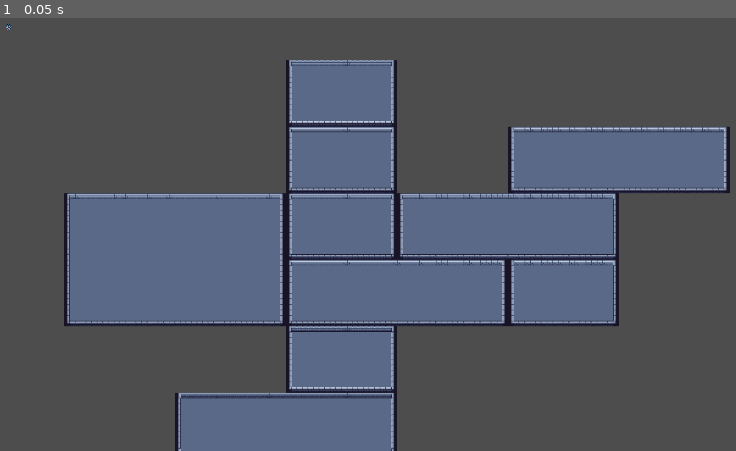
Above: before the commit, frame 1.
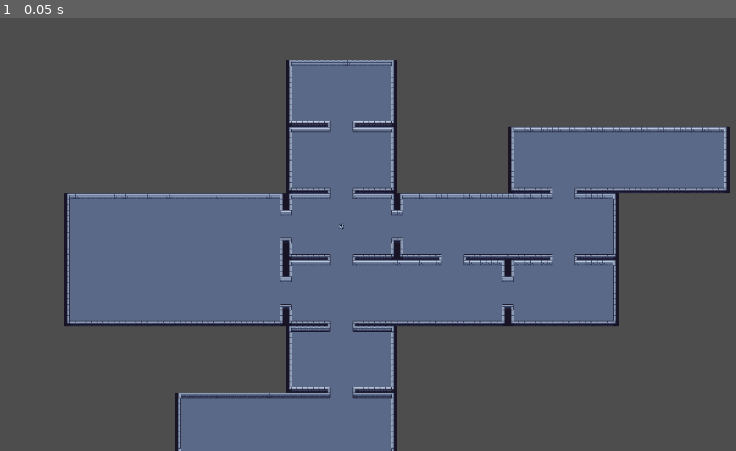
Above: after the commit, the same moment.

Repository: Sergicool/Godot-Dungeon-Project
Game: Godot game, scene res://Scenes/Dungeon/Dungeon.tscn
Two runs of this game, one before a commit and one after it. Both use one fixed random seed, a clock stepped at 60 frames per second and the inputs below.
Inputs:
- Up to frame 1 (0.05 s): no input

The runs differ from the first frame. In frame 1, 0.9% of the frame differs, in the area x 0-79%, y 1-88%.

Commit message:
Creacion de los metodos de RoomManager y RoomFactory para crear conexiones entre salas

Diff:
--- a/Scenes/Dungeon/Doors/Door_1.tscn
+++ /dev/null
@@ -1,8 +0,0 @@
-[gd_scene load_steps=2 format=3 uid="uid://khpgkd05fc5f"]
-
-[ext_resource type="TileSet" uid="uid://der6tpnaox0qq" path="res://Assets/Art/Tilesets/Dungeon/DungeonTileSet.tres" id="1_qirdj"]
-
-[node name="Door1" type="TileMap"]
-tile_set = ExtResource("1_qirdj")
-format = 2
-layer_0/tile_data = PackedInt32Array(-1, 0, 1, -65536, 0, 1)
--- /dev/null
+++ b/Scenes/Dungeon/Doors/HorizontalDoor.tscn
@@ -0,0 +1,8 @@
+[gd_scene load_steps=2 format=3 uid="uid://khpgkd05fc5f"]
+
+[ext_resource type="TileSet" uid="uid://der6tpnaox0qq" path="res://Assets/Art/Tilesets/Dungeon/DungeonTileSet.tres" id="1_ehegh"]
+
+[node name="TileMap" type="TileMap"]
+tile_set = ExtResource("1_ehegh")
+format = 2
+layer_0/tile_data = PackedInt32Array(-1, 0, 1, -65536, 0, 1)
--- /dev/null
+++ b/Scenes/Dungeon/Doors/VerticalDoor.tscn
@@ -0,0 +1,8 @@
+[gd_scene load_steps=2 format=3 uid="uid://bjkkvfu7vjiku"]
+
+[ext_resource type="TileSet" uid="uid://der6tpnaox0qq" path="res://Assets/Art/Tilesets/Dungeon/DungeonTileSet.tres" id="1_4rmhq"]
+
+[node name="TileMap" type="TileMap"]
+tile_set = ExtResource("1_4rmhq")
+format = 2
+layer_0/tile_data = PackedInt32Array(-65536, 524288, 1, 0, 524288, 1)
--- a/Scenes/Dungeon/Rooms/Easy Rooms/EasyRoom_1_1x1.tscn
+++ b/Scenes/Dungeon/Rooms/Easy Rooms/EasyRoom_1_1x1.tscn
@@ -3,7 +3,7 @@
 [ext_resource type="TileSet" uid="uid://der6tpnaox0qq" path="res://Assets/Art/Tilesets/Dungeon/DungeonTileSet.tres" id="1_brf2e"]
 [ext_resource type="PackedScene" uid="uid://cyfxa2tnf73ck" path="res://Scenes/Components/RoomComponent.tscn" id="2_as6ag"]
 
-[node name="EasyRoom_1_1x1" type="TileMap"]
+[node name="TileMap" type="TileMap"]
 tile_set = ExtResource("1_brf2e")
 format = 2
 layer_0/tile_data = PackedInt32Array(-327690, 589824, 10, -327689, 458752, 11, -327688, 458752, 11, -327687, 458752, 11 …(4338 unchanged characters)…
--- a/Scenes/Dungeon/Rooms/Easy Rooms/EasyRoom_1_2x1.tscn
+++ b/Scenes/Dungeon/Rooms/Easy Rooms/EasyRoom_1_2x1.tscn
@@ -3,7 +3,7 @@
 [ext_resource type="TileSet" uid="uid://der6tpnaox0qq" path="res://Assets/Art/Tilesets/Dungeon/DungeonTileSet.tres" id="1_b80jy"]
 [ext_resource type="PackedScene" uid="uid://cyfxa2tnf73ck" path="res://Scenes/Components/RoomComponent.tscn" id="2_22gmy"]
 
-[node name="EasyRoom_1_2x1" type="TileMap"]
+[node name="TileMap" type="TileMap"]
 tile_set = ExtResource("1_b80jy")
 format = 2
 layer_0/tile_data = PackedInt32Array(0, 65536, 5, 65535, 65536, 5, -1, 65536, 5, -65536, 65536, 5, -65535, 65536, 5, -1 …(8738 unchanged characters)…
--- a/Scenes/Dungeon/Rooms/Easy Rooms/EasyRoom_1_2x2.tscn
+++ b/Scenes/Dungeon/Rooms/Easy Rooms/EasyRoom_1_2x2.tscn
@@ -3,7 +3,7 @@
 [ext_resource type="TileSet" uid="uid://der6tpnaox0qq" path="res://Assets/Art/Tilesets/Dungeon/DungeonTileSet.tres" id="1_3hpbe"]
 [ext_resource type="PackedScene" uid="uid://cyfxa2tnf73ck" path="res://Scenes/Components/RoomComponent.tscn" id="2_gfyfl"]
 
-[node name="EasyRoom_1_2x2" type="TileMap"]
+[node name="TileMap" type="TileMap"]
 tile_set = ExtResource("1_3hpbe")
 format = 2
 layer_0/tile_data = PackedInt32Array(0, 65536, 5, 65535, 65536, 5, -1, 65536, 5, -65536, 65536, 5, -65535, 65536, 5, -1 …(18016 unchanged characters)…
--- a/Scenes/Dungeon/Rooms/StartRoom.tscn
+++ b/Scenes/Dungeon/Rooms/StartRoom.tscn
@@ -3,7 +3,7 @@
 [ext_resource type="TileSet" uid="uid://der6tpnaox0qq" path="res://Assets/Art/Tilesets/Dungeon/DungeonTileSet.tres" id="1_qo8ty"]
 [ext_resource type="PackedScene" uid="uid://cyfxa2tnf73ck" path="res://Scenes/Components/RoomComponent.tscn" id="2_uami4"]
 
-[node name="StartRoom" type="TileMap"]
+[node name="TileMap" type="TileMap"]
 z_index = -1
 tile_set = ExtResource("1_qo8ty")
 format = 2
--- a/Scripts/ECS/RoomFactory.gd
+++ b/Scripts/ECS/RoomFactory.gd
@@ -2,8 +2,15 @@
 class_name RoomFactory
 
 # Alto y ancho de las salas por pixeles/tile * tiles/celda
-var CELL_HEIGHT = 16 * 12
-var CELL_WIDTH = 16 * 20
+var CELL_HEIGHT = 16
+var CELL_WIDTH = 16
+var ROOM_CELL_HEIGHT = 12
+var ROOM_CELL_WIDTH = 20
+var ROOM_HEIGHT = CELL_HEIGHT * ROOM_CELL_HEIGHT
+var ROOM_WIDTH = CELL_WIDTH * ROOM_CELL_WIDTH
+
+var horizontal_door = preload("res://Scenes/Dungeon/Doors/HorizontalDoor.tscn")
+var vertical_door = preload("res://Scenes/Dungeon/Doors/VerticalDoor.tscn")
 
 # Diccionario con salas las cuales pueden tener varias instancias por piso
 var rooms: Dictionary = {
@@ -18,12 +25,12 @@
 }
 
 # Obtiene el alto de una sala
-func get_cell_height() -> int:
-	return CELL_HEIGHT
+func get_room_height() -> int:
+	return ROOM_HEIGHT
 
 # Obtiene el ancho de una sala
-func get_cell_width() -> int:
-	return CELL_WIDTH
+func get_room_width() -> int:
+	return ROOM_WIDTH
 
 # Obtiene el alto de un tipo de sala
 func get_room_height_by_type(room_type: String) -> int:
@@ -83,3 +90,89 @@
 		room.get_node("RoomComponent").type_of_room = room_type
 		return room
 	return null
+
+func create_door(room : TileMap, cell_position : Vector2, direction : Vector2):
+	var door_position
+	var door_positions
+	var room_position = room.position / Vector2(ROOM_WIDTH, ROOM_HEIGHT)
+	# Calculamos el offset para la posicion de la puerta en caso de ser una sala mayor a una 1x1
+	var door_position_offset = (cell_position - room_position) * Vector2(ROOM_CELL_WIDTH, ROOM_CELL_HEIGHT)
+	# Si la direccion es vertical
+	if direction == Vector2.UP or direction == Vector2.DOWN:
+		# Posicion del borde superior de la sala
+		if direction == Vector2.UP:
+			door_position = direction * Vector2(0, ROOM_HEIGHT/CELL_HEIGHT/2)
+		# Posicion del borde inferior de la sala
+		if direction == Vector2.DOWN:
+			door_position = direction * Vector2(0, ROOM_HEIGHT/CELL_HEIGHT/2 - 1)
+		# Le sumamos el offset
+		door_position += door_position_offset
+		# Casillas que hay que modificar para hacer espacio a la puerta de arriba a abajo
+		door_positions = [
+			door_position + Vector2.LEFT * 3,
+			door_position + Vector2.LEFT * 2,
+			door_position + Vector2.LEFT,
+			door_position,
+			door_position + Vector2.RIGHT,
+			door_position + Vector2.RIGHT * 2
+		]
+		# Reemplazamos las casillas para crear una conexion entre salas
+		for position_in_cell in door_positions:
+			# Borramos la celda
+			room.erase_cell(0, position_in_cell)
+			# Colocar borde izquierdo
+			if position_in_cell == door_positions[0]:
+				if direction == Vector2.UP:
+					room.set_cell(0, position_in_cell, 0, Vector2i(5, 11))
+				else:
+					room.set_cell(0, position_in_cell, 0, Vector2i(5, 10))
+			# Colocar borde derecho
+			elif position_in_cell == door_positions[door_positions.size() - 1]:
+				if direction == Vector2.UP:
+					room.set_cell(0, position_in_cell, 0, Vector2i(4, 11))
+				else:
+					room.set_cell(0, position_in_cell, 0, Vector2i(4, 10))
+			# Colocar casilla intermedia
+			else:
+				room.set_cell(0, position_in_cell, 0, Vector2i(1, 5))
+	# Si la direccion es horizontal
+	elif direction == Vector2.LEFT or direction == Vector2.RIGHT:
+		# Posicion del borde izquierdo
+		if direction == Vector2.LEFT:
+			door_position = direction * Vector2(ROOM_WIDTH/CELL_WIDTH/2, 0)
+		# Posicion del borde derecha
+		if direction == Vector2.RIGHT:
+			door_position = direction * Vector2(ROOM_WIDTH/CELL_WIDTH/2 - 1, 0)
+		# Le sumamos el offset
+		door_position += door_position_offset
+		# Casillas que hay que modificar para hacer espacio a la puerta de la izquierda o derecha
+		door_positions = [
+			door_position + Vector2.UP * 3,
+			door_position + Vector2.UP * 2,
+			door_position + Vector2.UP,
+			door_position,
+			door_position + Vector2.DOWN,
+			door_position + Vector2.DOWN * 2
+		]
+		# Reemplazamos las casillas para crear una conexion entre salas
+		for position_in_cell in door_positions:
+			# Borramos la celda
+			room.erase_cell(0, position_in_cell)
+			# Colocar borde superior
+			if position_in_cell == door_positions[0]:
+				if direction == Vector2.LEFT:
+					room.set_cell(0, position_in_cell, 0, Vector2i(5, 11))
+				else:
+					room.set_cell(0, position_in_cell, 0, Vector2i(4, 11))
+			# Colocar borde inferior
+			elif position_in_cell == door_positions[door_positions.size() - 1]:
+				if direction == Vector2.LEFT:
+					room.set_cell(0, position_in_cell, 0, Vector2i(5, 10))
+				else:
+					room.set_cell(0, position_in_cell, 0, Vector2i(4, 10))
+			# Colocar casilla intermedia
+			else:
+				room.set_cell(0, position_in_cell, 0, Vector2i(1, 5))
+
+func spawn_door(direction : Vector2):
+	pass
--- a/Scripts/ECS/RoomManager.gd
+++ b/Scripts/ECS/RoomManager.gd
@@ -5,15 +5,13 @@
 
 # Diccionario para almacenar las salas generadas por posición
 var rooms_by_position : Dictionary = {}
-# Diccionario para almacenar el tipo de las salas generadas por posición
-var type_of_room_by_position : Dictionary = {}
 
 # Crea un tipo de una sala y se coloca en las posiciones indicadas
 func spawn_room(room_type: String, grid_positions: Array) -> Node2D:
 	# Instanciamos la sala
 	var room = room_factory.create_room(room_type)
 	# Obtenemos las dimensiones de su tipo de sala
-	var room_size = Vector2(room_factory.get_cell_width(), room_factory.get_cell_height())
+	var room_size = Vector2(room_factory.get_room_width(), room_factory.get_room_height())
 	if room:
 		# Movemos la sala de manera que encaje con los tilemaps de la escena
 		room.position = get_spawn_position(grid_positions) * room_size
@@ -21,7 +19,6 @@
 		# Almacena la sala por su posición/es en la matriz
 		for _position in grid_positions:
 			rooms_by_position[_position] = room
-			type_of_room_by_position[_position] = room_type
 		return room
 	return null
 
@@ -73,6 +70,14 @@
 		return rooms_by_position[room_position]
 	return null
 
+# Obtiene la sala que ocupa una posicion
+func get_room_by_type(room_type: String) -> Node2D:
+	for _position in rooms_by_position.keys():
+		var room_component = get_room_component_by_position(_position)
+		if room_component.type_of_room == room_type:
+			return rooms_by_position[_position]
+	return null  # Si no se encuentra, se retorna null
+
 # Obtiene el EoomComponent de una sala que ocupa una posicion
 func get_room_component_by_position(room_position: Vector2) -> RoomComponent:
 	var room = get_room_by_position(room_position)
@@ -89,8 +94,8 @@
 	return positions
 
 # Obtiene todas las salas generadas
-func get_all_rooms() -> Array:
-	return rooms_by_position.values()
+func get_all_rooms() -> Dictionary:
+	return rooms_by_position
 
 # Limpia todas las salas generadas y libera sus instancias
 func clear_rooms():
@@ -99,9 +104,19 @@
 			room.queue_free()
 	rooms_by_position.clear()
 
-#---------------------------------------#
-# Funciones que solicita al RoomFactory #
-#---------------------------------------#
+func create_door(cell_position : Vector2, direction : Vector2):
+	var room = rooms_by_position.get(cell_position)
+	# Dependiendo de la direccion en la que queramos crear la puerta elegimos la posicion mas conveniente
+	# en caso de tener una sala adyacente en dicha direccion
+	var adjacent_cell_position = cell_position + direction
+	# Comprobamos que haya una sala diferente en la posicion adjacente
+	var adjacent_room = rooms_by_position.get(adjacent_cell_position)
+	if adjacent_room and adjacent_room != room:
+		room_factory.create_door(room, cell_position, direction)
+
+#----------------------------------------------------#
+# Funciones que solicita directamente al RoomFactory #
+#----------------------------------------------------#
 
 func get_room_height_by_type(room_type: String) -> int:
 	return room_factory.get_room_height_by_type(room_type)
--- a/Scripts/Systems/DungeonManagementSystem.gd
+++ b/Scripts/Systems/DungeonManagementSystem.gd
@@ -25,10 +25,14 @@
 var player = null
 
 func _ready():
+	var start_room_position = [Vector2.ZERO]
 	# Generar el primer piso
 	generate_floor()
+	# Conectar salas
+	generate_conections()
 	# Instanciar el jugador en la sala inicial
-	player = entity_manager.spawn_entity("player", Vector2.ZERO)
+	var initial_position = room_manager.get_room_by_type("start_room").position
+	player = entity_manager.spawn_entity("player", initial_position)
 
 # Funcion para generar la estructura de un piso completo
 func generate_floor():
@@ -156,6 +160,17 @@
 		var grid_y = room_position.y
 		grid[grid_y][grid_x] = room
 
+func generate_conections():
+	var rooms_by_position = room_manager.get_all_rooms()
+	# Por cada posicion que ocupa una sala
+	for cell_position in rooms_by_position:
+		print("---",cell_position,"---")
+		# Obtenemos la sala que ocupa dicha posicion
+		room_manager.create_door(cell_position, Vector2.UP)
+		room_manager.create_door(cell_position, Vector2.DOWN)
+		room_manager.create_door(cell_position, Vector2.LEFT)
+		room_manager.create_door(cell_position, Vector2.RIGHT)
+
 # Imprime el estado actual del grid en la consola (Para depurar)
 func print_grid(grid: Array) -> void:
 	var grid_output = ""
